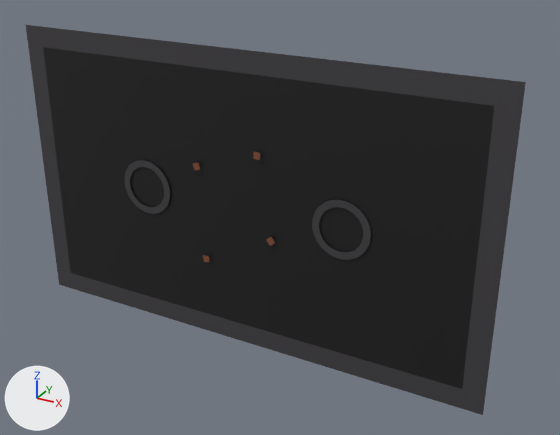
The Blender file blender/Lobby.blend as it was, and as the next commit left it.
One viewpoint serves both versions: a 50 mm camera at (1012.0, -1603.0, 802.0) aimed at (87.0, 79.0, -39.0). Lighting does not change. The marker at lower left points along +X, +Y and +Z.

The older version as bpy lines, for what is in view:
```python
me_circle_001 = bpy.data.meshes.new('Circle.001')
me_circle_001.from_pydata(...)  # 64 vertices, 32 faces; spans x -80.0..80.0, y 0.0, z -80.0..80.0
me_circle_001.materials.append(mat_base3)  # black #403e41
me_lobbybackground = bpy.data.meshes.new('LobbyBackground')
me_lobbybackground.from_pydata([(-640.0, 0.0, -360.0), (640.0, 0.0, -360.0), (-640.0, 0.0, 360.0), (640.0, 0.0, 360.0)], [], [(0, 1, 3, 2)])
me_lobbybackground.materials.append(mat_base0)  # black #19181a
me_lobbyborder = bpy.data.meshes.new('LobbyBorder')
me_lobbyborder.from_pydata(...)  # 16 vertices, 8 faces; spans x -698.0..698.0, y 0.0, z -418.0..418.0
me_lobbyborder.materials.append(mat_base3)  # black #403e41
ob_circle_001 = bpy.data.objects.new('Circle.001', me_circle_001)
ob_circle_001.parent = ob_tutorialeffector
ob_circle_001.location = (0.0, 0.0, 0.0)
ob_lobbybackground = bpy.data.objects.new('LobbyBackground', me_lobbybackground)
ob_lobbybackground.location = (0.0, 10.0, 0.0)
ob_lobbyborder = bpy.data.objects.new('LobbyBorder', me_lobbyborder)
ob_lobbyborder.location = (0.0, 10.0, 0.0)
# also in view: 'Circle' at (300.0, 5.0, 0.0)
```
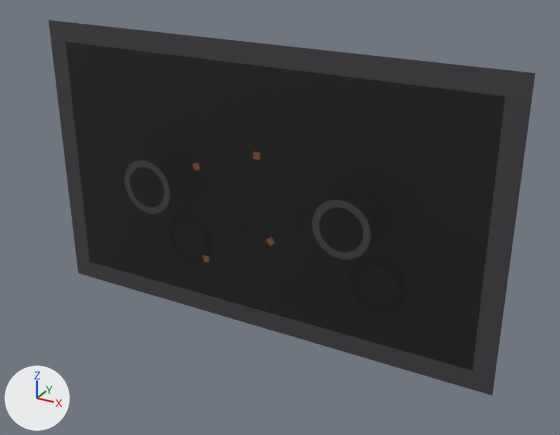
Scene script edits in JSON lines:
```json
{"op": "set", "path": "ob_lobbybackground.location", "old": "(0.0, 10.0, 0.0)", "new": "(0.0, 100.0, 0.0)"}
{"op": "set", "path": "ob_lobbyborder.location", "old": "(0.0, 10.0, 0.0)", "new": "(0.0, 100.0, 0.0)"}
```

Where the change shows, as pixel boxes [x1, y1, x2, y2] in the pictures (560 x 435 px):
```json
{"object": "LobbyBackground", "change": "moved", "before": [43, 47, 494, 389], "after": [66, 42, 505, 371]}
{"object": "LobbyBorder", "change": "moved", "before": [26, 25, 526, 415], "after": [49, 20, 535, 395]}
```
